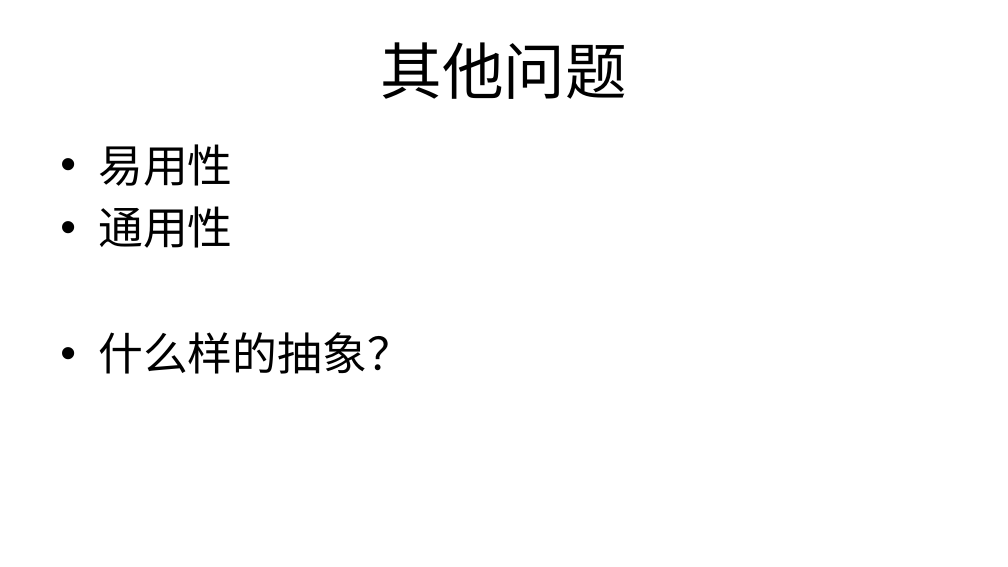
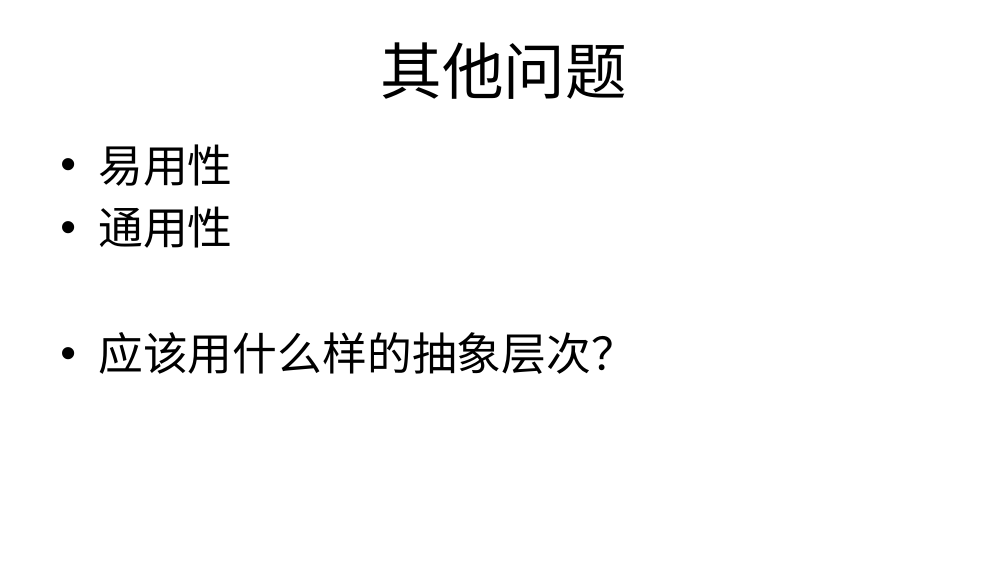
Before and after one commit to alxsoares/Foundations-of-Big-Data-System, a slide deck: slide 13 of Architecture/bigdata_B_mapreduce_translated.pptx. Drawn at 1008x567 pixels with LibreOffice and Linux fonts; fonts in the diff are those of the drawing. Boxes give left, top, right and bottom in pixels: in the first picture for what was removed or moved away, otherwise in the second. Text is boxed around its words. In the diff, an @@ line names an element or a change of style, - is before the commit and + after.

```diff
--- a/Architecture/bigdata_B_mapreduce_translated.pptx
+++ b/Architecture/bigdata_B_mapreduce_translated.pptx
@@ text at box(98, 332, 636, 374): text changed; font Calibri to Noto Sans CJK SC @@
-• 什么样的抽象？
+• 应该用什么样的抽象层次？
```
Also in this commit, not shown: 38 other slides changed, 1 slide added.
